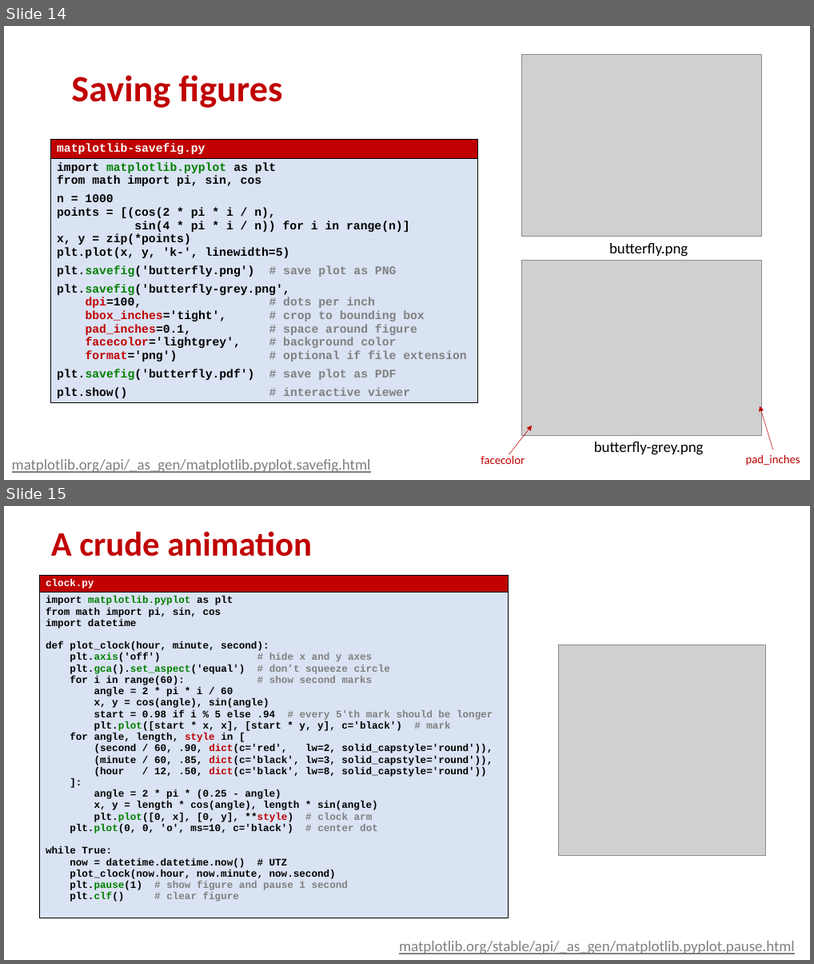
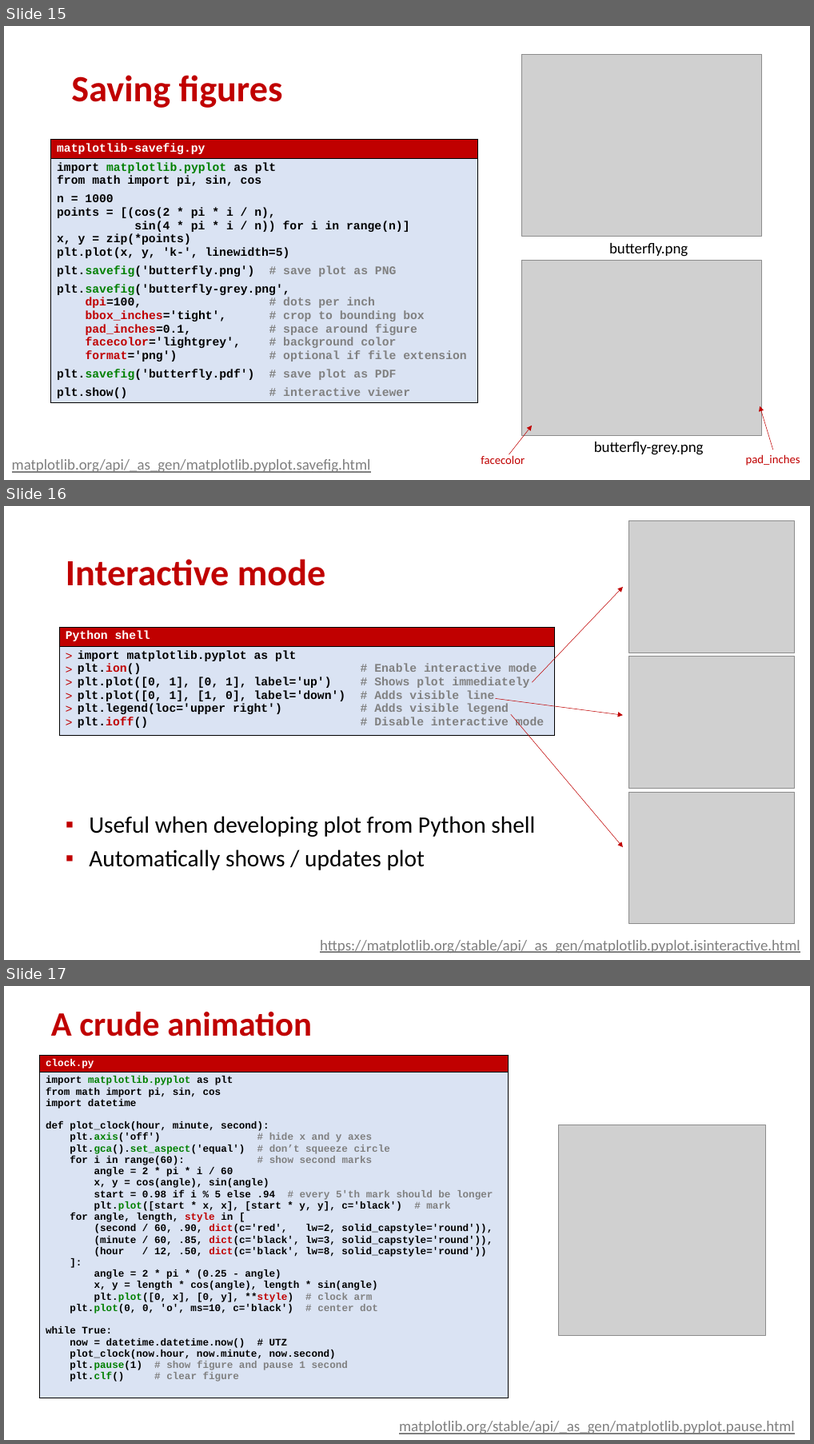
Before and after one commit to gsbrodal/gsbrodal.github.io, a slide deck: ipsa/slides/optimization.pptx. Shown one above the other, each under a label of ours: slides 14 and 15 before the commit, slides 15, 16 and 17 after it. The pictures are 814x964 and 814x1444 pixels, drawn with LibreOffice and Linux fonts; fonts in the diff are those of the drawing; grey boxes stand for pictures. Boxes give left, top, right and bottom in pixels: in the first picture for what was removed or moved away, otherwise in the second. Text is boxed around its words. In the diff, an @@ line names an element or a change of style, - is before the commit and + after.

```diff
--- a/ipsa/slides/optimization.pptx
+++ b/ipsa/slides/optimization.pptx
@@ slide 16 added at <box>4,506,810,960</box>, background #FFFFFF @@
@@ picture added at <box>629,521,795,652</box> @@
@@ title added at <box>66,559,326,586</box>, 44 pt, text #C00000, bold @@
+Interactive mode
@@ arrow added from (533, 682) to (623, 587), #C00000 0.5 pt @@
@@ table added at <box>60,627,555,738</box>, 2 rows, 1 columns @@
+Python shell
+import matplotlib.pyplot as plt / plt.ion() # Enable interactive mode / plt.plot([0, 1], [0, 1], label='up') # Shows plot immediately / plt.plot([0, 1], [1, 0], label='down') # Adds visible line / plt.legend(loc='upper right') # Adds visible legend / plt.ioff() # Disable interactive mode
@@ picture added at <box>629,656,795,788</box> @@
@@ arrow added from (496, 698) to (623, 715), #C00000 0.5 pt @@
@@ arrow added from (511, 714) to (623, 847), #C00000 0.5 pt @@
@@ picture added at <box>629,792,795,923</box> @@
@@ text added at <box>89,816,535,870</box>, 28 pt, text #000000 @@
+▪ Useful when developing plot from Python shell
+▪ Automatically shows / updates plot
@@ text added at <box>320,940,800,952</box>, 18 pt, text #7F7F7F, underline @@
+https://matplotlib.org/stable/api/_as_gen/matplotlib.pyplot.isinteractive.html
@@ what was slide 14 is now slide 15 @@
@@ what was slide 15 is now slide 17 @@
```
Also in this commit, not shown: 1 other slide added, 4 other files.
